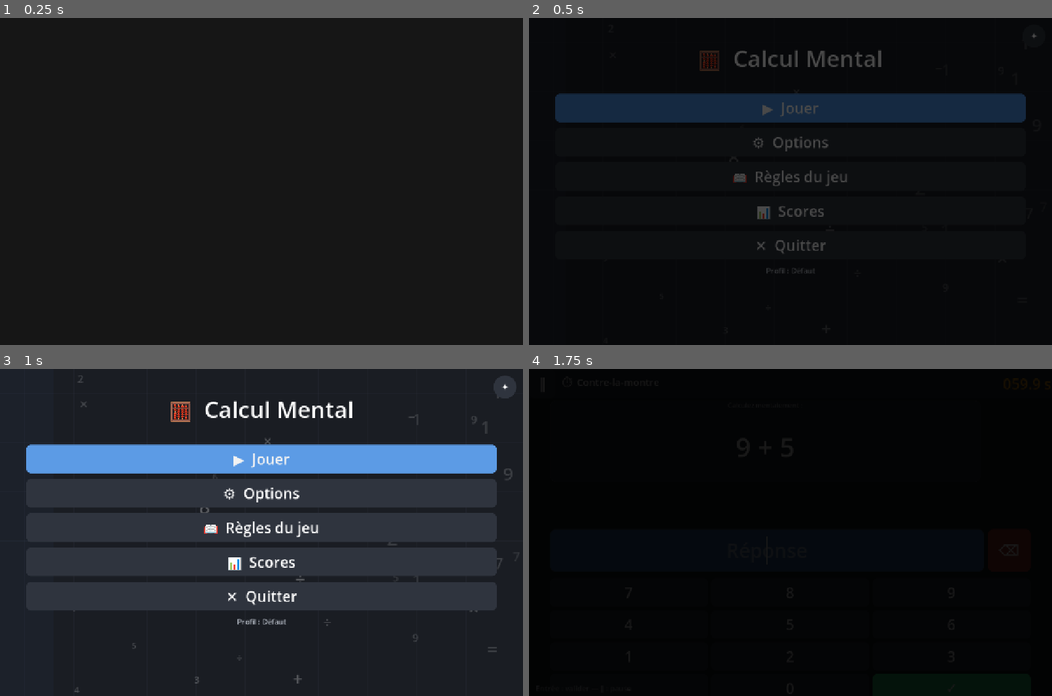
Above: before the commit, frames 1-4 (two rows, left to right).
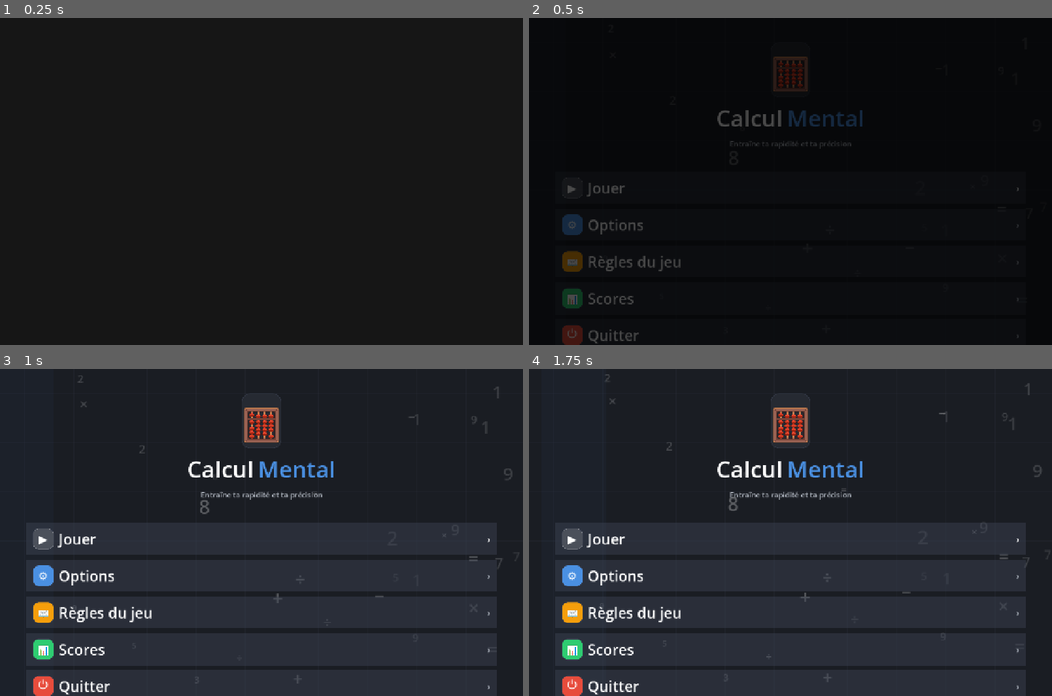
Above: after the commit, the same moments.

Repository: lebienflorian-cmd/Calcul-Mental-Godot-Android
Game: Godot game, scene res://scenes/Main.tscn
Same seed, same stepped clock (60 frames per second), same inputs: the game is played once before the commit and once after it.
Inputs (mouse positions are in pixels of both pictures, inside the frame that each line leads up to):
- Up to frame 1 (0.25 s): no input
- Up to frame 2 (0.5 s): no input
- Up to frame 3 (1 s): click (261, 460) at 0.5 s, where only the run before the commit has a clickable "▶ Jouer"
- Up to frame 4 (1.75 s): click (790, 460) at 1.25 s, where only the run before the commit has a clickable "▶ Jouer"

Frame 1 is identical in both runs. In frame 2, 12% of the frame differs, in the area x 5-97%, y 4-100%; in frame 3, 25%; in frame 4, 98%, in the area x 0-100%, y 0-100%.

Commit message:
Refactor main menu into modern card-based mobile layout

Diff:
--- a/scripts/scenes/main_menu.gd
+++ b/scripts/scenes/main_menu.gd
@@ -22,10 +22,12 @@
 	set_process(true)
 
 func _build_ui() -> void:
-	var vp  := get_viewport_rect().size
-	var vw  := vp.x
+	var vp := get_viewport_rect().size
+	var vw := vp.x
 	var margin := maxf(20.0, vw * 0.05)
-	# Conteneur principal pleine largeur
+	var safe_top := maxf(60.0, DisplayServer.screen_get_usable_rect().position.y + 24.0)
+
+	# Conteneur principal pleine largeur avec safe area top
 	var root := VBoxContainer.new()
 	root.anchor_left = 0.0
 	root.anchor_right = 1.0
@@ -33,71 +35,171 @@
 	root.anchor_bottom = 1.0
 	root.offset_left = margin
 	root.offset_right = -margin
-	root.offset_top = 60
+	root.offset_top = safe_top
 	root.offset_bottom = -40
-	root.add_theme_constant_override("separation", 14)
 	add_child(root)
 
-	# Titre
-	_title_label = Label.new()
-	_title_label.text = "🧮  Calcul Mental"
-	_title_label.add_theme_color_override("font_color", ThemeManager.TEXT)
-	_title_label.add_theme_font_size_override("font_size", ThemeManager.scaled_i(ThemeManager.FONT_TITLE))
-	_title_label.horizontal_alignment = HORIZONTAL_ALIGNMENT_CENTER
-	root.add_child(_title_label)
-
-	# Espacement
-	var spacer := Control.new()
-	spacer.custom_minimum_size = Vector2(0, 20)
-	root.add_child(spacer)
-
-	# Boutons principaux
-	_add_menu_button(root, "▶  Jouer",          ThemeManager.ACCENT,   _on_play)
-	_add_menu_button(root, "⚙  Options",        ThemeManager.SURFACE_2, _on_options)
-	_add_menu_button(root, "📖  Règles du jeu", ThemeManager.SURFACE_2, _on_rules)
-	_add_menu_button(root, "📊  Scores",        ThemeManager.SURFACE_2, _on_scores)
-	_add_menu_button(root, "✕  Quitter",        ThemeManager.SURFACE_2, _on_quit)
-
-	# Profil affiché en bas
-	var prof := Label.new()
-	prof.text = "Profil : %s" % ProfileManager.current_profile
-	prof.add_theme_color_override("font_color", ThemeManager.TEXT_DIM)
-	prof.add_theme_font_size_override("font_size", ThemeManager.scaled_i(ThemeManager.FONT_SMALL))
-	prof.horizontal_alignment = HORIZONTAL_ALIGNMENT_CENTER
-	root.add_child(prof)
-	ProfileManager.profile_changed.connect(func(n): prof.text = "Profil : %s" % n)
-
-	# Bouton "changer fond" en haut à droite
-	var bg_btn := Button.new()
-	bg_btn.text = "✦"
-	bg_btn.size = Vector2(56, 56)
-	bg_btn.position = Vector2(get_viewport_rect().size.x - 72, 16)
-	bg_btn.add_theme_color_override("font_color", ThemeManager.TEXT)
-	bg_btn.add_theme_font_size_override("font_size", ThemeManager.scaled_i(ThemeManager.FONT_MED))
-	bg_btn.tooltip_text = "Changer le fond animé"
-	var sb := ThemeManager.make_button_style(ThemeManager.SURFACE_2, 28)
-	bg_btn.add_theme_stylebox_override("normal", sb)
-	bg_btn.add_theme_stylebox_override("hover", ThemeManager.make_button_style(ThemeManager.BORDER, 28))
-	bg_btn.add_theme_stylebox_override("pressed", ThemeManager.make_button_style(ThemeManager.ACCENT, 28))
-	bg_btn.pressed.connect(_on_toggle_bg)
-	add_child(bg_btn)
-
-func _add_menu_button(parent: Node, label: String, color: Color, cb: Callable) -> Button:
-	var b := Button.new()
-	b.text = label
-	b.custom_minimum_size = Vector2(0, 64)
-	b.add_theme_color_override("font_color", ThemeManager.TEXT)
-	b.add_theme_font_size_override("font_size", ThemeManager.scaled_i(ThemeManager.FONT_LARGE))
-	b.add_theme_stylebox_override("normal",  ThemeManager.make_button_style(color, 12))
-	b.add_theme_stylebox_override("hover",   ThemeManager.make_button_style(color.lightened(0.1), 12))
-	b.add_theme_stylebox_override("pressed", ThemeManager.make_button_style(color.darkened(0.15), 12))
-	b.mouse_default_cursor_shape = Control.CURSOR_POINTING_HAND
-	b.pressed.connect(func():
+	# Bloc centré verticalement
+	var content := VBoxContainer.new()
+	content.size_flags_vertical = Control.SIZE_SHRINK_CENTER
+	content.add_theme_constant_override("separation", 12)
+	root.add_child(content)
+
+	# Header icon tile
+	var icon_tile := PanelContainer.new()
+	icon_tile.custom_minimum_size = Vector2(96, 96)
+	icon_tile.size_flags_horizontal = Control.SIZE_SHRINK_CENTER
+	icon_tile.add_theme_stylebox_override("panel", ThemeManager.make_panel_style(ThemeManager.SURFACE, 20))
+	content.add_child(icon_tile)
+
+	var icon_center := CenterContainer.new()
+	icon_tile.add_child(icon_center)
+	var icon_label := Label.new()
+	icon_label.text = "🧮"
+	icon_label.add_theme_color_override("font_color", ThemeManager.TEXT)
+	icon_label.add_theme_font_size_override("font_size", 96)
+	icon_center.add_child(icon_label)
+
+	# Titre en 2 couleurs
+	var title_row := HBoxContainer.new()
+	title_row.size_flags_horizontal = Control.SIZE_SHRINK_CENTER
+	title_row.add_theme_constant_override("separation", 10)
+	content.add_child(title_row)
+
+	var title_calc := Label.new()
+	title_calc.text = "Calcul"
+	title_calc.add_theme_color_override("font_color", Color.WHITE)
+	title_calc.add_theme_font_size_override("font_size", ThemeManager.scaled_i(56))
+	title_calc.add_theme_font_override("font", ThemeDB.fallback_font)
+	title_row.add_child(title_calc)
+
+	var title_mental := Label.new()
+	title_mental.text = "Mental"
+	title_mental.add_theme_color_override("font_color", ThemeManager.ACCENT)
+	title_mental.add_theme_font_size_override("font_size", ThemeManager.scaled_i(56))
+	title_mental.add_theme_font_override("font", ThemeDB.fallback_font)
+	title_row.add_child(title_mental)
+
+	var subtitle := Label.new()
+	subtitle.text = "Entraîne ta rapidité et ta précision"
+	subtitle.horizontal_alignment = HORIZONTAL_ALIGNMENT_CENTER
+	subtitle.add_theme_color_override("font_color", ThemeManager.TEXT_DIM)
+	subtitle.add_theme_font_size_override("font_size", ThemeManager.scaled_i(ThemeManager.FONT_SMALL))
+	content.add_child(subtitle)
+
+	var header_gap := Control.new()
+	header_gap.custom_minimum_size = Vector2(0, 32)
+	content.add_child(header_gap)
+
+	# Cards
+	_add_menu_card(content, "▶", Color(1, 1, 1, 0.15), "Jouer", _on_play, true)
+	_add_menu_card(content, "⚙", ThemeManager.ACCENT, "Options", _on_options, false)
+	_add_menu_card(content, "📖", Color("#F59E0B"), "Règles du jeu", _on_rules, false)
+	_add_menu_card(content, "📊", ThemeManager.SUCCESS, "Scores", _on_scores, false)
+	_add_menu_card(content, "⏻", ThemeManager.ERROR, "Quitter", _on_quit, false)
+
+	var profile_pill := PanelContainer.new()
+	profile_pill.size_flags_horizontal = Control.SIZE_SHRINK_CENTER
+	var pill_color := ThemeManager.SURFACE_2
+	pill_color.a = 0.5
+	profile_pill.add_theme_stylebox_override("panel", ThemeManager.make_panel_style(pill_color, 20))
+	content.add_child(profile_pill)
+
+	var profile_margin := MarginContainer.new()
+	profile_margin.add_theme_constant_override("margin_left", 12)
+	profile_margin.add_theme_constant_override("margin_right", 12)
+	profile_margin.add_theme_constant_override("margin_top", 8)
+	profile_margin.add_theme_constant_override("margin_bottom", 8)
+	profile_pill.add_child(profile_margin)
+
+	var profile_row := HBoxContainer.new()
+	profile_row.add_theme_constant_override("separation", 6)
+	profile_margin.add_child(profile_row)
+
+	var profile_icon := Label.new()
+	profile_icon.text = "👤"
+	profile_row.add_child(profile_icon)
+
+	var profile_base := Label.new()
+	profile_base.text = "Profil actif :"
+	profile_base.add_theme_color_override("font_color", ThemeManager.TEXT_DIM)
+	profile_row.add_child(profile_base)
+
+	var profile_name := Label.new()
+	profile_name.text = ProfileManager.current_profile
+	profile_name.add_theme_color_override("font_color", ThemeManager.ACCENT)
+	profile_name.add_theme_font_size_override("font_size", ThemeManager.scaled_i(ThemeManager.FONT_SMALL))
+	profile_row.add_child(profile_name)
+	ProfileManager.profile_changed.connect(func(n): profile_name.text = n)
+
+func _add_menu_card(parent: Node, icon_emoji: String, icon_bg_color: Color, label: String, cb: Callable, is_primary: bool) -> Button:
+	var card := Button.new()
+	card.custom_minimum_size = Vector2(0, 78)
+	card.size_flags_horizontal = Control.SIZE_EXPAND_FILL
+	card.flat = true
+	card.text = ""
+	card.mouse_default_cursor_shape = Control.CURSOR_POINTING_HAND
+
+	var bg := ThemeManager.ACCENT if is_primary else ThemeManager.SURFACE_2
+	card.add_theme_stylebox_override("normal", ThemeManager.make_panel_style(bg, 16))
+	card.add_theme_stylebox_override("hover", ThemeManager.make_panel_style(bg.lightened(0.06), 16))
+	card.add_theme_stylebox_override("pressed", ThemeManager.make_panel_style(bg.darkened(0.08), 16))
+	parent.add_child(card)
+
+	var border := ColorRect.new()
+	border.color = ThemeManager.BORDER
+	border.anchor_right = 1.0
+	border.anchor_bottom = 1.0
+	border.mouse_filter = Control.MOUSE_FILTER_IGNORE
+	border.modulate.a = 0.5
+	card.add_child(border)
+
+	var margin := MarginContainer.new()
+	margin.anchor_right = 1.0
+	margin.anchor_bottom = 1.0
+	margin.add_theme_constant_override("margin_left", 16)
+	margin.add_theme_constant_override("margin_right", 16)
+	margin.add_theme_constant_override("margin_top", 13)
+	margin.add_theme_constant_override("margin_bottom", 13)
+	margin.mouse_filter = Control.MOUSE_FILTER_IGNORE
+	card.add_child(margin)
+
+	var row := HBoxContainer.new()
+	row.add_theme_constant_override("separation", 12)
+	row.mouse_filter = Control.MOUSE_FILTER_IGNORE
+	margin.add_child(row)
+
+	var icon_tile := PanelContainer.new()
+	icon_tile.custom_minimum_size = Vector2(52, 52)
+	icon_tile.add_theme_stylebox_override("panel", ThemeManager.make_panel_style(icon_bg_color, 14))
+	row.add_child(icon_tile)
+	var icon_center := CenterContainer.new()
+	icon_tile.add_child(icon_center)
+	var icon := Label.new()
+	icon.text = icon_emoji
+	icon.add_theme_font_size_override("font_size", 28)
+	icon_center.add_child(icon)
+
+	var text := Label.new()
+	text.text = label
+	text.size_flags_horizontal = Control.SIZE_EXPAND_FILL
+	text.vertical_alignment = VERTICAL_ALIGNMENT_CENTER
+	text.add_theme_font_size_override("font_size", ThemeManager.scaled_i(ThemeManager.FONT_LARGE))
+	text.add_theme_color_override("font_color", Color.WHITE if is_primary else ThemeManager.TEXT)
+	row.add_child(text)
+
+	var chevron := Label.new()
+	chevron.text = "›"
+	chevron.vertical_alignment = VERTICAL_ALIGNMENT_CENTER
+	chevron.add_theme_font_size_override("font_size", ThemeManager.scaled_i(ThemeManager.FONT_MED))
+	chevron.add_theme_color_override("font_color", Color.WHITE if is_primary else ThemeManager.TEXT_DIM)
+	row.add_child(chevron)
+
+	card.pressed.connect(func():
 		AudioManager.play_sfx("click")
 		cb.call()
 	)
-	parent.add_child(b)
-	return b
+	return card
 
 # ---- Callbacks ----
 func _on_play() -> void:
@@ -245,6 +347,23 @@
 	)
 	no.size_flags_horizontal = Control.SIZE_EXPAND_FILL
 
+func _add_menu_button(parent: Node, label: String, color: Color, cb: Callable) -> Button:
+	var b := Button.new()
+	b.text = label
+	b.custom_minimum_size = Vector2(0, 64)
+	b.add_theme_color_override("font_color", ThemeManager.TEXT)
+	b.add_theme_font_size_override("font_size", ThemeManager.scaled_i(ThemeManager.FONT_LARGE))
+	b.add_theme_stylebox_override("normal",  ThemeManager.make_button_style(color, 12))
+	b.add_theme_stylebox_override("hover",   ThemeManager.make_button_style(color.lightened(0.1), 12))
+	b.add_theme_stylebox_override("pressed", ThemeManager.make_button_style(color.darkened(0.15), 12))
+	b.mouse_default_cursor_shape = Control.CURSOR_POINTING_HAND
+	b.pressed.connect(func():
+		AudioManager.play_sfx("click")
+		cb.call()
+	)
+	parent.add_child(b)
+	return b
+
 func _toggle_fullscreen() -> void:
 	var w := DisplayServer.window_get_mode()
 	if w == DisplayServer.WINDOW_MODE_FULLSCREEN:
